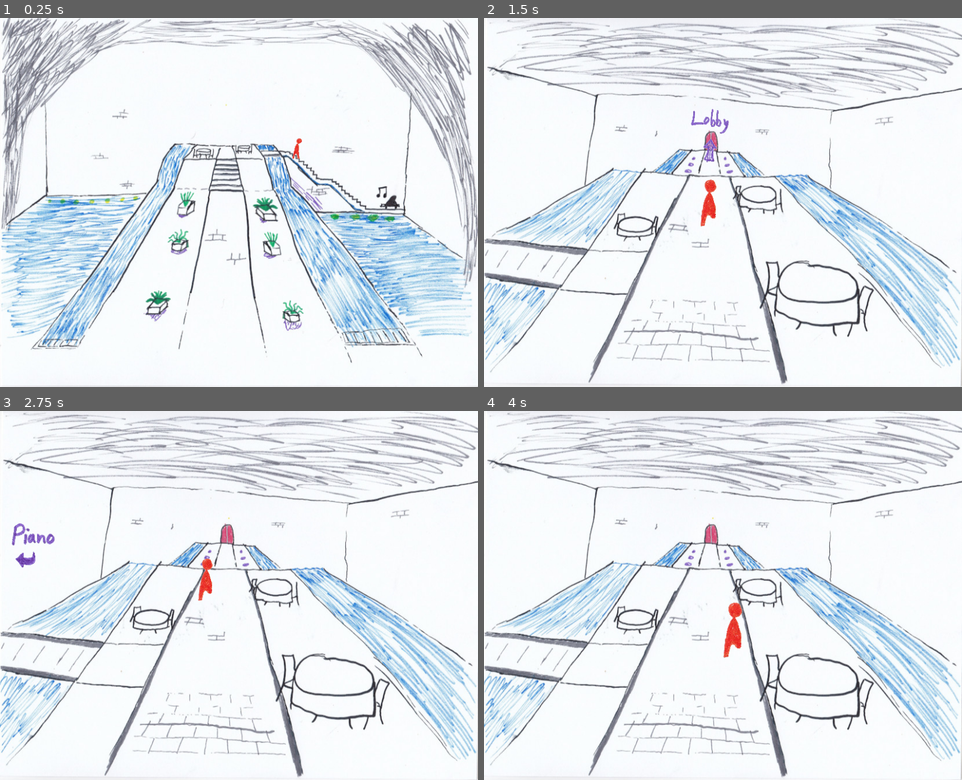
Above: before the commit, frames 1-4 (two rows, left to right).
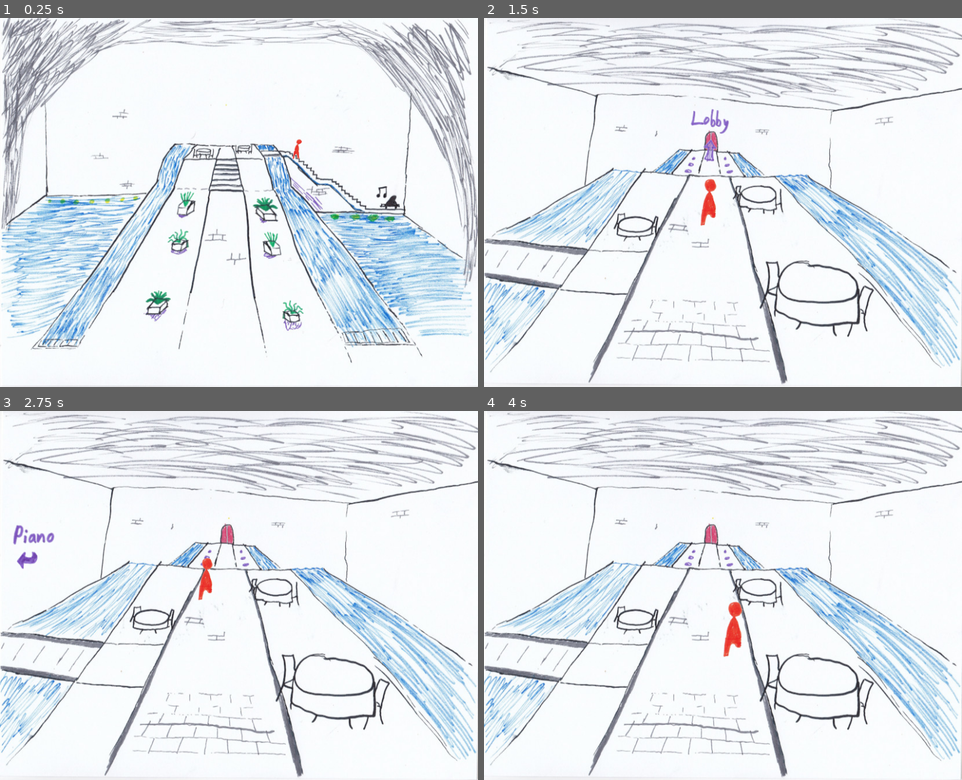
Above: after the commit, the same moments.

Repository: Swepedia/Flatgame
Game: Godot game, scene res://Piano.tscn
Two runs of this game, one before a commit and one after it. Both use one fixed random seed, a clock stepped at 60 frames per second and the inputs below. This scene is started directly instead of the project's main scene.
Inputs (mouse positions are in pixels of both pictures, inside the frame that each line leads up to):
- Up to frame 1 (0.25 s): no input
- Up to frame 2 (1.5 s): move the mouse to (713, 106) at 0.52 s; click (713, 106) at 0.67 s; move the mouse to (708, 139) at 1.27 s; click (708, 139) at 1.42 s
- Up to frame 3 (2.75 s): move the mouse to (19, 588) at 2.02 s; click (19, 588) at 2.17 s
- Up to frame 4 (4 s): move the mouse to (699, 669) at 2.77 s; click (699, 669) at 2.92 s; move the mouse to (866, 650) at 3.52 s; click (866, 650) at 3.67 s

The runs differ from the first frame. In frame 1, less than 0.1% of the frame differs, in the area x 61-64%, y 32-39%; in frame 2, 0.2%; in frame 3, 0.3%, in the area x 2-45%, y 30-52%; in frame 4, less than 0.1%.

Commit message:
Finish downscaling sprites

Diff:
--- a/Dining.tscn
+++ b/Dining.tscn
@@ -78,12 +78,10 @@
 
 [node name="LobbyLabel" type="AnimatedSprite" parent="ToEntrance"]
 position = Vector2( 388.372, 178.471 )
-scale = Vector2( 0.208255, 0.208255 )
 frames = SubResource( 3 )
 
 [node name="LobbyArrow" type="AnimatedSprite" parent="ToEntrance"]
 position = Vector2( 390.176, 228.724 )
-scale = Vector2( 0.182941, 0.182941 )
 frames = SubResource( 4 )
 
 [node name="ToPiano" type="Area2D" parent="."]
@@ -96,12 +94,10 @@
 
 [node name="PianoLabel" type="AnimatedSprite" parent="ToPiano"]
 position = Vector2( 57.9827, 214.96 )
-scale = Vector2( 0.255276, 0.255276 )
 frames = SubResource( 6 )
 
 [node name="PianoArrow" type="AnimatedSprite" parent="ToPiano"]
 position = Vector2( 45.9619, 257.387 )
-scale = Vector2( 0.168333, 0.168333 )
 frames = SubResource( 7 )
 
 [node name="Player" parent="." instance=ExtResource( 13 )]
--- a/Entrance.tscn
+++ b/Entrance.tscn
@@ -95,12 +95,10 @@
 
 [node name="DiningLabel" type="AnimatedSprite" parent="ToDining"]
 position = Vector2( 388.056, 156.23 )
-scale = Vector2( 0.262441, 0.262441 )
 frames = SubResource( 3 )
 
 [node name="DiningArrow" type="AnimatedSprite" parent="ToDining"]
 position = Vector2( 390.576, 203.477 )
-scale = Vector2( 0.175448, 0.175448 )
 frames = SubResource( 4 )
 
 [node name="Particles2D" type="Particles2D" parent="."]
@@ -115,4 +113,3 @@
 
 [node name="Player" parent="." instance=ExtResource( 12 )]
 position = Vector2( 378, 439 )
-scale = Vector2( 0.225054, 0.225054 )
--- a/Piano.tscn
+++ b/Piano.tscn
@@ -13,9 +13,14 @@
 [ext_resource path="res://Scripts/Piano.gd" type="Script" id=11]
 [ext_resource path="res://SmallPlayer.tscn" type="PackedScene" id=12]
 
-[sub_resource type="RectangleShape2D" id=2]
+[sub_resource type="NavigationPolygon" id=6]
+vertices = PoolVector2Array( 486.857, 233.953, 484.079, 229.984, 500.35, 231.572, 498.365, 233.556, 631.876, 328, 654.126, 329.25, 653.534, 330.387, 630.913, 329.197, 546.781, 278.797, 549.5, 276.75, 572.576, 280.781, 574.561, 277.606 )
+polygons = [ PoolIntArray( 0, 1, 2, 3 ), PoolIntArray( 4, 5, 6, 7 ), PoolIntArray( 8, 3, 2, 9 ), PoolIntArray( 10, 8, 9, 11 ), PoolIntArray( 10, 11, 4, 7 ) ]
+outlines = [ PoolVector2Array( 484.079, 229.984, 500.35, 231.572, 549.5, 276.75, 574.561, 277.606, 631.876, 328, 654.126, 329.25, 653.534, 330.387, 630.913, 329.197, 572.576, 280.781, 546.781, 278.797, 498.365, 233.556, 486.857, 233.953 ) ]
 
-[sub_resource type="SpriteFrames" id=3]
+[sub_resource type="RectangleShape2D" id=8]
+
+[sub_resource type="SpriteFrames" id=9]
 animations = [ {
 "frames": [ ExtResource( 1 ), ExtResource( 8 ) ],
 "loop": true,
@@ -23,18 +28,13 @@
 "speed": 5.0
 } ]
 
-[sub_resource type="SpriteFrames" id=4]
+[sub_resource type="SpriteFrames" id=10]
 animations = [ {
 "frames": [ ExtResource( 10 ), ExtResource( 7 ) ],
 "loop": true,
 "name": "default",
 "speed": 5.0
 } ]
-
-[sub_resource type="NavigationPolygon" id=6]
-vertices = PoolVector2Array( 486.857, 233.953, 484.079, 229.984, 500.35, 231.572, 498.365, 233.556, 631.876, 328, 654.126, 329.25, 653.534, 330.387, 630.913, 329.197, 546.781, 278.797, 549.5, 276.75, 572.576, 280.781, 574.561, 277.606 )
-polygons = [ PoolIntArray( 0, 1, 2, 3 ), PoolIntArray( 4, 5, 6, 7 ), PoolIntArray( 8, 3, 2, 9 ), PoolIntArray( 10, 8, 9, 11 ), PoolIntArray( 10, 11, 4, 7 ) ]
-outlines = [ PoolVector2Array( 484.079, 229.984, 500.35, 231.572, 549.5, 276.75, 574.561, 277.606, 631.876, 328, 654.126, 329.25, 653.534, 330.387, 630.913, 329.197, 572.576, 280.781, 546.781, 278.797, 498.365, 233.556, 486.857, 233.953 ) ]
 
 [sub_resource type="ParticlesMaterial" id=7]
 flag_disable_z = true
@@ -79,29 +79,26 @@
 texture = ExtResource( 6 )
 flip_h = true
 
-[node name="ToDining" type="Area2D" parent="."]
-position = Vector2( 85.4297, -9.34389 )
-script = ExtResource( 4 )
-
-[node name="CollisionShape2D" type="CollisionShape2D" parent="ToDining"]
-position = Vector2( 310.348, 165.36 )
-scale = Vector2( 9.87526, 8.09643 )
-shape = SubResource( 2 )
-
-[node name="DiningLabel" type="AnimatedSprite" parent="ToDining"]
-position = Vector2( 388.056, 156.23 )
-scale = Vector2( 0.262441, 0.262441 )
-frames = SubResource( 3 )
-
-[node name="DiningArrow" type="AnimatedSprite" parent="ToDining"]
-position = Vector2( 390.576, 203.477 )
-scale = Vector2( 0.175448, 0.175448 )
-frames = SubResource( 4 )
-
 [node name="Navigation2D" type="Navigation2D" parent="."]
 
 [node name="NavigationPolygonInstance" type="NavigationPolygonInstance" parent="Navigation2D"]
 navpoly = SubResource( 6 )
+
+[node name="ToDining" type="Area2D" parent="."]
+script = ExtResource( 4 )
+
+[node name="CollisionShape2D" type="CollisionShape2D" parent="ToDining"]
+position = Vector2( 390.438, 168.03 )
+scale = Vector2( 9.87526, 8.09643 )
+shape = SubResource( 8 )
+
+[node name="DiningLabel" type="AnimatedSprite" parent="ToDining"]
+position = Vector2( 453.572, 137.331 )
+frames = SubResource( 9 )
+
+[node name="DiningArrow" type="AnimatedSprite" parent="ToDining"]
+position = Vector2( 456.092, 184.578 )
+frames = SubResource( 10 )
 
 [node name="Particles2D" type="Particles2D" parent="."]
 position = Vector2( 657.634, 302.965 )
@@ -115,4 +112,4 @@
 
 [node name="SmallPlayer" parent="." instance=ExtResource( 12 )]
 position = Vector2( 512.138, 243.2 )
-scale = Vector2( 0.0794286, 0.0794286 )
+scale = Vector2( 0.306109, 0.306109 )
--- a/Player.tscn
+++ b/Player.tscn
@@ -19,12 +19,13 @@
 } ]
 
 [sub_resource type="RectangleShape2D" id=2]
+extents = Vector2( 3.34189, 4.29692 )
 
 [node name="Player" type="Node2D"]
 script = ExtResource( 3 )
 
 [node name="AnimatedSprite" type="AnimatedSprite" parent="."]
-position = Vector2( 0, -225.526 )
+position = Vector2( 0, -57.9566 )
 frames = SubResource( 1 )
 animation = "idle"
 playing = true
@@ -32,6 +33,6 @@
 [node name="Area2D" type="Area2D" parent="."]
 
 [node name="CollisionShape2D" type="CollisionShape2D" parent="Area2D"]
-position = Vector2( -12.5992, -39.0575 )
-scale = Vector2( 10.0003, 4.2488 )
+position = Vector2( -5.03967, -12.5992 )
+scale = Vector2( 2.95108, 1.47834 )
 shape = SubResource( 2 )
--- a/Scripts/Player.gd
+++ b/Scripts/Player.gd
@@ -9,7 +9,7 @@
 
 func _process(delta):
 	var y_coord = self.position.y
-	scale = Vector2(y_coord / 2000, y_coord / 2000)
+	scale = Vector2(y_coord / 500, y_coord / 500)
 	speed = pow(y_coord, 2) / 1000
 
 	var distance_to_walk = speed * delta
--- a/SmallPlayer.tscn
+++ b/SmallPlayer.tscn
@@ -19,12 +19,13 @@
 } ]
 
 [sub_resource type="RectangleShape2D" id=2]
+extents = Vector2( 3.34189, 4.29692 )
 
 [node name="SmallPlayer" type="Node2D"]
 script = ExtResource( 4 )
 
 [node name="AnimatedSprite" type="AnimatedSprite" parent="."]
-position = Vector2( 0, -225.526 )
+position = Vector2( 0, -55.8103 )
 frames = SubResource( 1 )
 animation = "idle"
 playing = true
@@ -32,6 +33,6 @@
 [node name="Area2D" type="Area2D" parent="."]
 
 [node name="CollisionShape2D" type="CollisionShape2D" parent="Area2D"]
-position = Vector2( -12.5992, -39.0575 )
+position = Vector2( -2.50842, -20.5578 )
 scale = Vector2( 10.0003, 4.2488 )
 shape = SubResource( 2 )
Binary file changed: animations/arrow_curved_1.png
Binary file changed: animations/arrow_curved_2.png
Binary file changed: animations/arrow_straight_1.png
Binary file changed: animations/arrow_straight_2.png
Binary file changed: animations/dining_1.png
Binary file changed: animations/dining_2.png
Binary file changed: animations/lobby_1.png
Binary file changed: animations/lobby_2.png
Binary file changed: animations/piano_1.png
Binary file changed: animations/piano_2.png
Binary file changed: animations/player_idle.png
Binary file changed: animations/player_ud.png
(and 1 more such lines)
